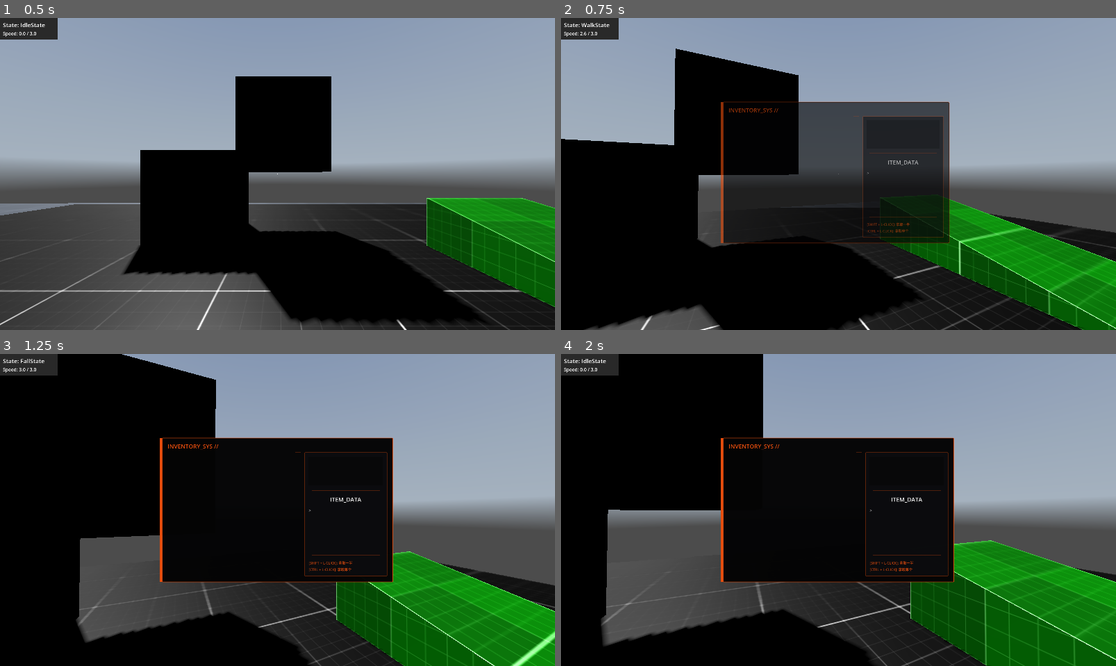
Above: before the commit, frames 1-4 (two rows, left to right).
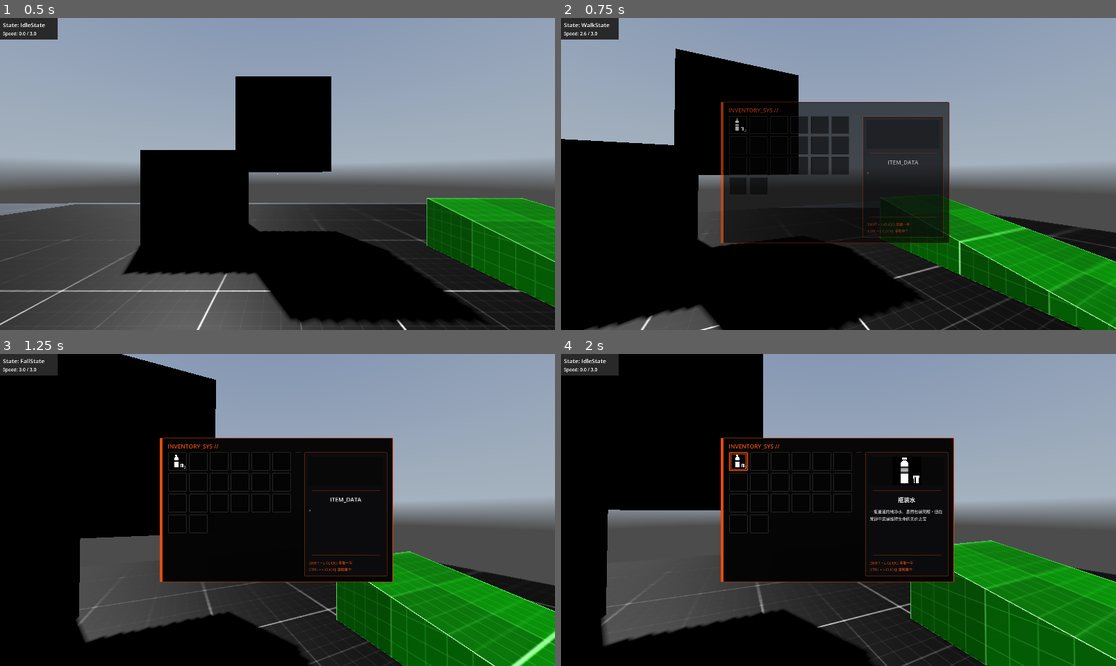
Above: after the commit, the same moments.

Repository: momoi6661/mirdo
Game: Godot game, scene res://levels/level_001.tscn
Two runs of this game, one before a commit and one after it. Both use one fixed random seed, a clock stepped at 60 frames per second and the inputs below. A sky picture missing from this copy of the repository is replaced by a grey-blue gradient.
Inputs (mouse positions are in pixels of both pictures, inside the frame that each line leads up to):
- Up to frame 1 (0.5 s): no input
- Up to frame 2 (0.75 s): tap Enter at 0.5 s; move the mouse to (866, 174) at 0.52 s; hold W (move_forward) from 0.53 s (still down); tap B at 0.6 s
- Up to frame 3 (1.25 s): keep holding W (move_forward); tap Space (jump) at 0.77 s
- Up to frame 4 (2 s): release W (move_forward) at 1.25 s; click (738, 460) at 1.25 s, where only the run after the commit has a clickable "2"

Frame 1 is identical in both runs. In frame 2, 1.4% of the frame differs, in the area x 30-52%, y 31-55%; in frame 3, 0.6%; in frame 4, 1.1%.

Commit message:
修改了部分问题

Diff:
--- a/controllers/ui/InventoryUI.tscn
+++ b/controllers/ui/InventoryUI.tscn
@@ -480,3 +480,5 @@
 
 [node name="UIAnimationPlayer" type="AnimationPlayer" parent="." unique_id=1331844662]
 libraries/ = SubResource("AnimationLibrary_ui")
+
+[node name="AudioStreamPlayer" type="AudioStreamPlayer" parent="." unique_id=117270695]
--- a/scripts/Inventory/InventoryHandler.gd
+++ b/scripts/Inventory/InventoryHandler.gd
@@ -15,6 +15,7 @@
 @export var itemIconDisplay: TextureRect
 
 @export var slot_configs: Array[SlotConfig] = []
+@onready var ui_sound_player: AudioStreamPlayer = $AudioStreamPlayer
 
 var InventorySlots:Array[InventorySlot]=[]
 const SLOT_SIZE:int=64
@@ -30,6 +31,57 @@
 var inventory_visible: bool = false
 var main_panel_original_pos: Vector2
 
+func _ready() -> void:
+	mouse_filter=Control.MOUSE_FILTER_STOP
+
+	if not ui_sound_player:
+		ui_sound_player = AudioStreamPlayer.new()
+		ui_sound_player.bus = "UI"
+		add_child(ui_sound_player)
+
+	if not InventoryGrid:
+		push_error("InventoryGrid 未设置")
+		return
+
+	InventorySlots.clear()
+	var existing_slots = []
+	for child in InventoryGrid.get_children():
+		if child is Control and child.has_node("Button"):
+			var slot = child.get_node("Button") as InventorySlot
+			if slot:
+				existing_slots.append(slot)
+
+	if existing_slots.size() > 0:
+		for i in range(existing_slots.size()):
+			var slot = existing_slots[i]
+			slot.InventorySlotId = i
+			slot.amount_selector = AmountSelector
+			if not slot.OnItemDropped.is_connected(ItemDroppedOnSlot):
+				slot.OnItemDropped.connect(ItemDroppedOnSlot.bind())
+			if not slot.item_clicked.is_connected(_on_slot_item_clicked):
+				slot.item_clicked.connect(_on_slot_item_clicked.bind(slot))
+			if not slot.button_up.is_connected(_on_slot_button_up):
+				slot.button_up.connect(_on_slot_button_up.bind(slot))
+			InventorySlots.append(slot)
+	else:
+		if not InventorySlotPrefab:
+			push_error("InventorySlotPrefab 未设置且 Grid 为空")
+			return
+
+		for i in ItemSlotsCount:
+			var slot_node=InventorySlotPrefab.instantiate()
+			InventoryGrid.add_child(slot_node)
+			var slot=slot_node.get_node("Button") as InventorySlot
+			if slot:
+				slot.InventorySlotId=i
+				slot.amount_selector=AmountSelector
+				slot.OnItemDropped.connect(ItemDroppedOnSlot.bind())
+				slot.item_clicked.connect(_on_slot_item_clicked.bind(slot))
+				slot.button_up.connect(_on_slot_button_up.bind(slot))
+				InventorySlots.append(slot)
+
+	call_deferred("apply_slot_configs")
+
 func _input(event: InputEvent) -> void:
 	if event is InputEventKey and event.pressed:
 		if event.keycode == KEY_B:
@@ -45,7 +97,7 @@
 		Input.mouse_mode = Input.MOUSE_MODE_CAPTURED
 		play_close_animation()
 
-var ui_sound_player: AudioStreamPlayer
+
 var is_transitioning: bool = false
 var panel_tween: Tween
 
Not shown, removed: deep_sync_fix.py
Not shown, added: final_restore_ready.py
Not shown, removed: fix_anim_scale.py
Not shown, removed: fix_final_animation.py
Not shown, removed: fix_final_pure_anim.py
Not shown, removed: fix_inv_anim.py
Not shown, removed: fix_loot_size.py
Not shown, removed: fix_mouse_mode.py
Not shown, removed: fix_scale_bug.py
Not shown, removed: fix_scene_animation.py
Not shown, added: fix_sound.py
Not shown, removed: fix_syntax_error.py
(and 2 more such lines)
